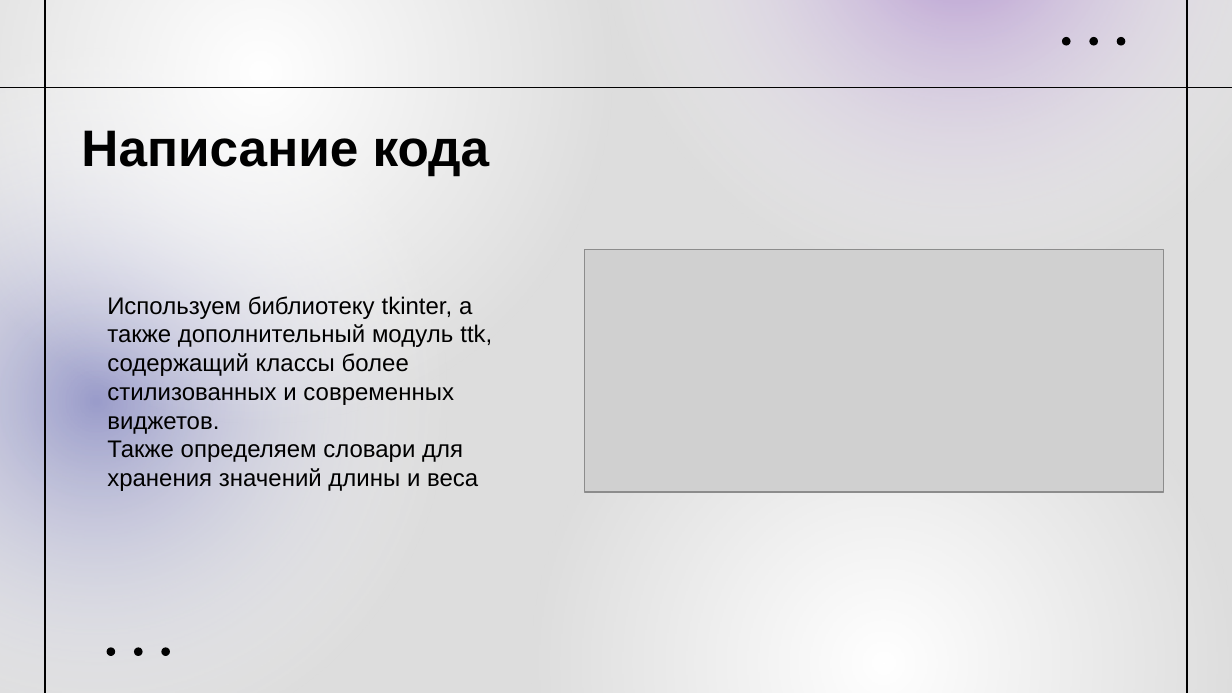
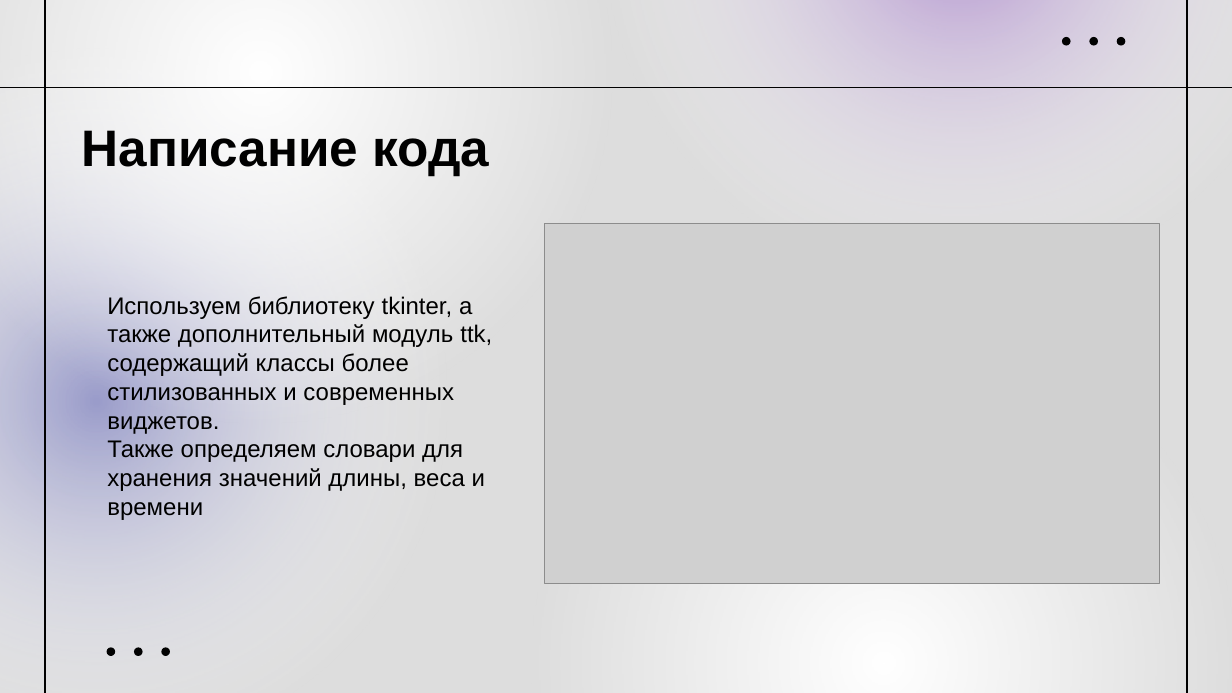
Before and after one commit to MariaPogorelova/converter, a slide deck: slide 5 of Pogorelova_converter.pptx. Drawn at 1232x693 pixels with LibreOffice and Linux fonts; fonts in the diff are those of the drawing; grey boxes stand for pictures. Boxes give left, top, right and bottom in pixels: in the first picture for what was removed or moved away, otherwise in the second. Text is boxed around its words. In the diff, an @@ line names an element or a change of style, - is before the commit and + after.

```diff
--- a/Pogorelova_converter.pptx
+++ b/Pogorelova_converter.pptx
@@ picture: place and size @@
-picture at (585, 250, 1164, 493)
+picture at (545, 223, 1159, 584)
@@ text at (107, 440, 485, 520): text changed @@
-Также определяем словари для хранения значений длины и веса
+Также определяем словари для хранения значений длины, веса и времени
```
Also in this commit, not shown: 2 other slides changed, 5 slides added.
